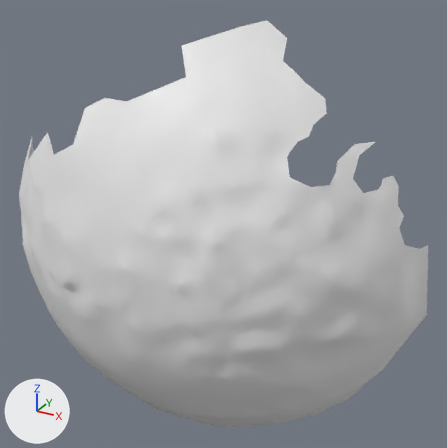
The OBJ model res/final/onecam_fullvolume/06/cleanedup/FullVolium.000230.obj: old version first, new version second.
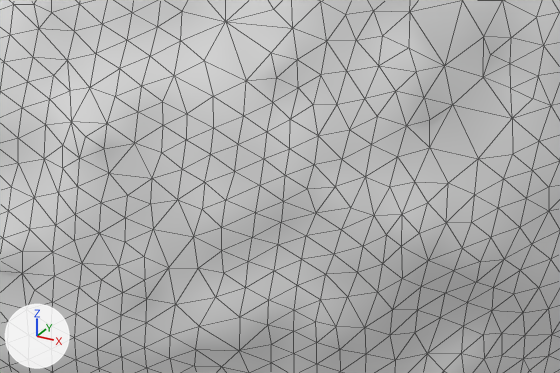
There are two pictures of each version: one whole from a 50 mm camera at (79.4, -907.6, 261.5) aimed at (-9.2, -746.5, 180.9), one close up on the part from 40% to 86% of the width and 43% to 73% of the height. Every picture has the same lights, and +X, +Y and +Z are marked at lower left. The close-ups show mesh edges as thin lines. Where no turn or scale is listed for an object, it has been applied to the vertices.

Script lines for the objects in view, before the commit:
```python
me_fullvolium_000230 = bpy.data.meshes.new('FullVolium.000230')
me_fullvolium_000230.from_pydata(...)  # 1418 vertices, 2767 faces; spans x -99.0..54.0, y -792.0..-725.0, z 100.0..244.0
# before: 61 (8.0, -785.0, 192.0) at pixel (79, 158), 62 (10.0, -784.0, 193.0) at pixel (104, 148), 71 (10.0, -783.0, 195.0) at pixel (107, 123), 92 (8.0, -785.0, 194.0) at pixel (85, 136), 193 (6.0, -784.0, 195.0) at pixel (71, 121)
# before: 246 (34.0, -769.0, 185.0) at pixel (401, 214), 247 (34.0, -770.0, 182.0) at pixel (401, 246), 248 (36.0, -769.0, 184.0) at pixel (419, 233), 249 (36.0, -767.0, 186.0) at pixel (427, 202), 261 (37.0, -766.0, 184.0) at pixel (446, 222)
# before: 384 (37.0, -768.0, 181.0) at pixel (428, 260)
ob_fullvolium_000230 = bpy.data.objects.new('FullVolium.000230', me_fullvolium_000230)
ob_fullvolium_000230.location = (0.0, 0.0, 0.0)
```
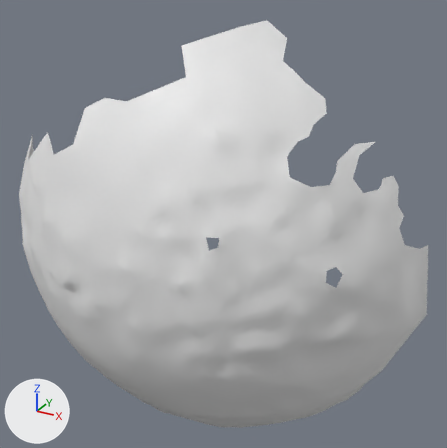
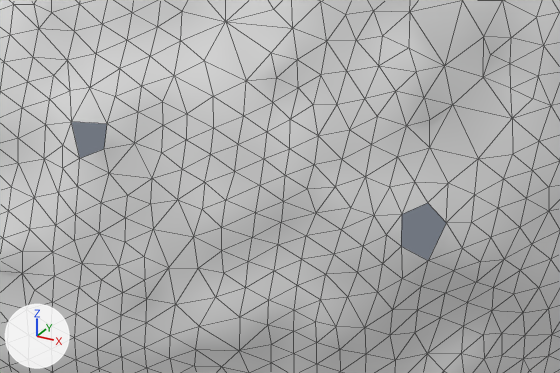
What differs and where, as boxes (x1, y1, x2, y2) in the close-ups (560 x 373 px):
part 1 of me_fullvolium_000230, deleted
    before: (71, 122, 107, 158)
part 2 of me_fullvolium_000230, deleted
    before: (401, 203, 446, 260)

The change in detail:
me_fullvolium_000230 has 1418 vertices, 2767 faces and spans x -99.0..54.0, y -792.0..-725.0, z 100.0..244.0.
me_fullvolium_000230 is used by ob_fullvolium_000230; location (0.0, 0.0, 0.0).
Verts and faces of me_fullvolium_000230; kept vertices keep their numbers, new ones are numbered from 1418.
Part 1, on me_fullvolium_000230:
Vertices deleted: 92 (with the faces that use them).
Part 2, on me_fullvolium_000230:
Vertices deleted: 248 (with the faces that use them).
